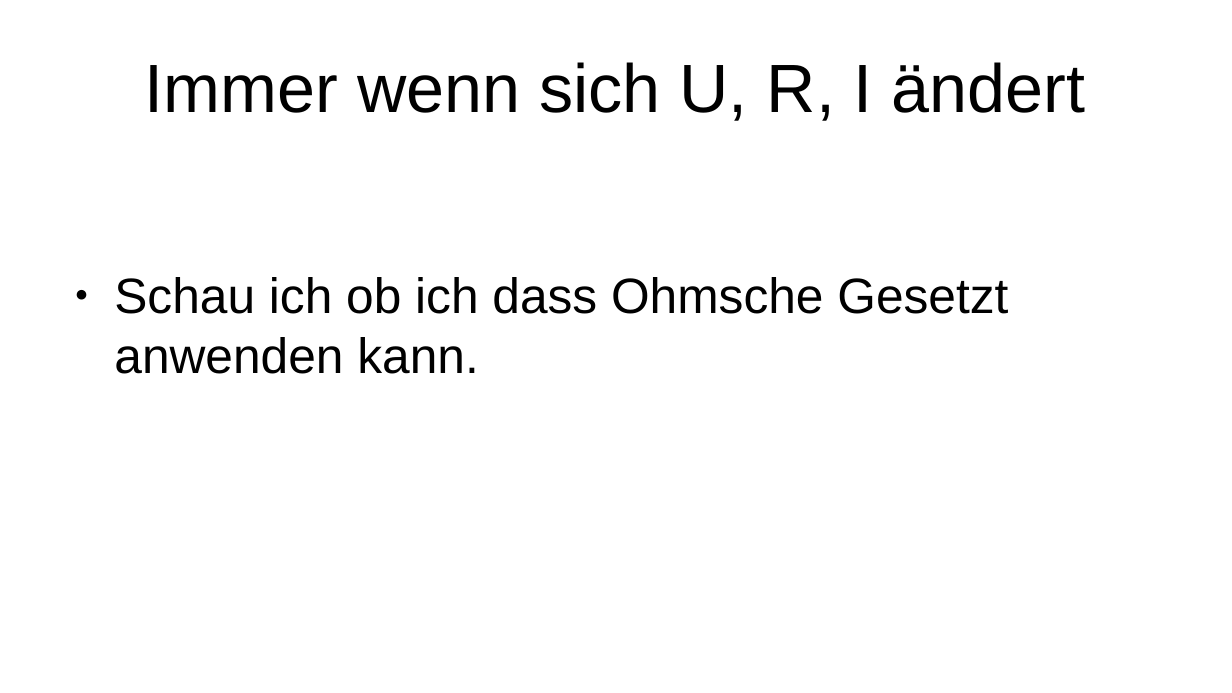
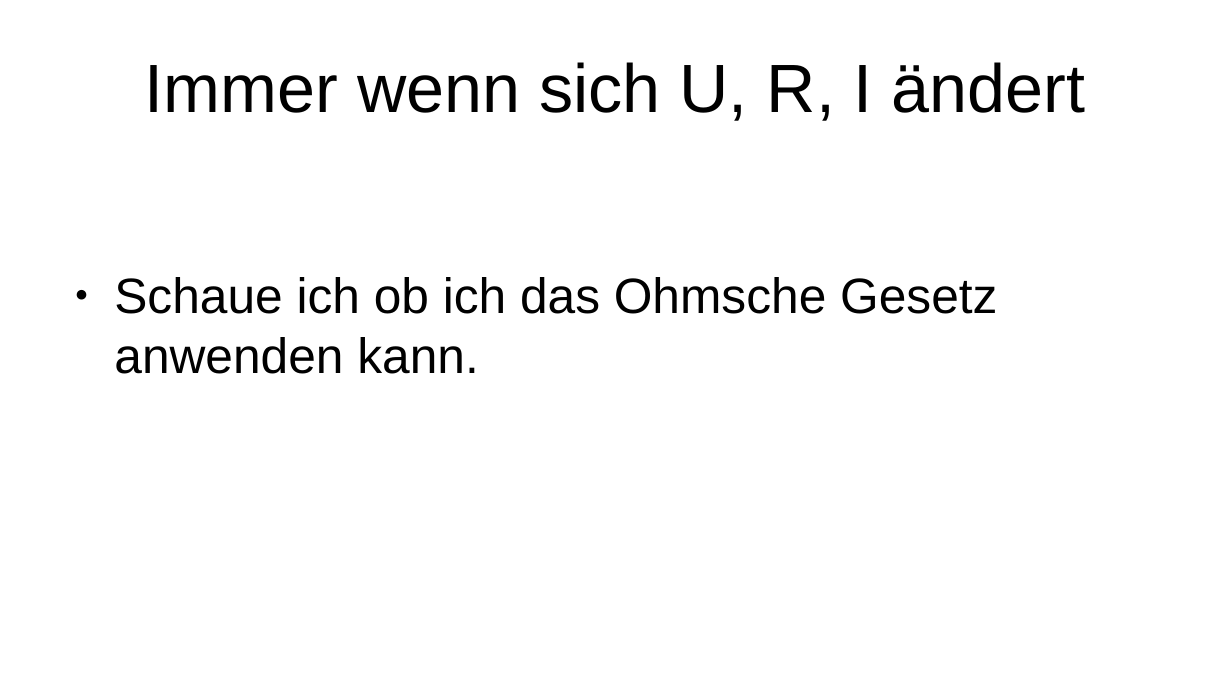
Before and after one commit to HeIIow2/physik_schaltkreise, a slide deck: slide 32 of präsentation/präsentation.odp. Drawn at 1232x693 pixels with LibreOffice and Linux fonts; fonts in the diff are those of the drawing. Boxes give left, top, right and bottom in pixels: in the first picture for what was removed or moved away, otherwise in the second. Text is boxed around its words. In the diff, an @@ line names an element or a change of style, - is before the commit and + after.

```diff
--- a/präsentation/präsentation.odp
+++ b/präsentation/präsentation.odp
@@ text at (114, 277, 997, 374): text changed @@
-● Schau ich ob ich dass Ohmsche Gesetzt anwenden kann.
+● Schaue ich ob ich das Ohmsche Gesetz anwenden kann.
```
Also in this commit, not shown: 9 other slides changed, 38 other files.
